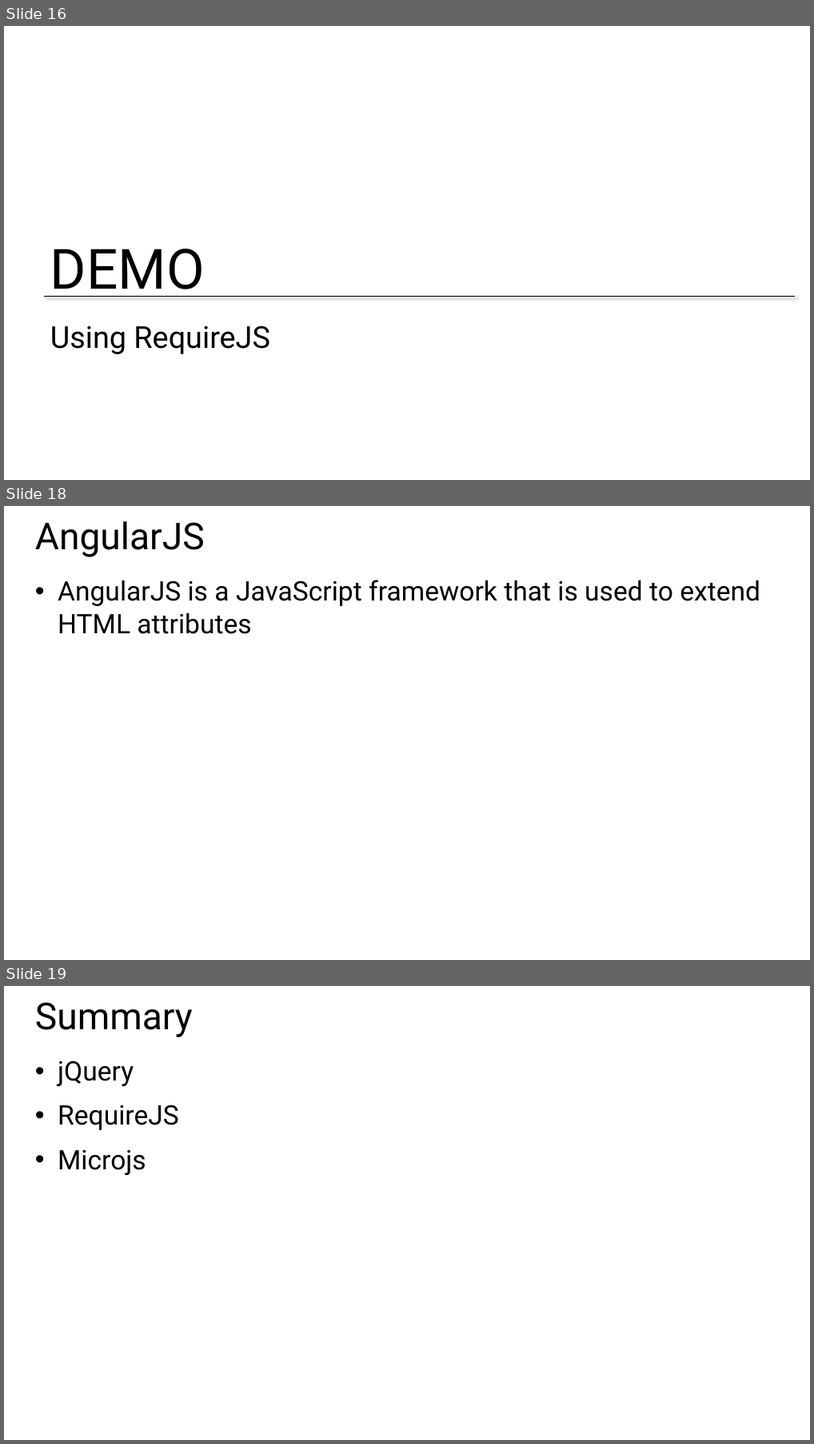
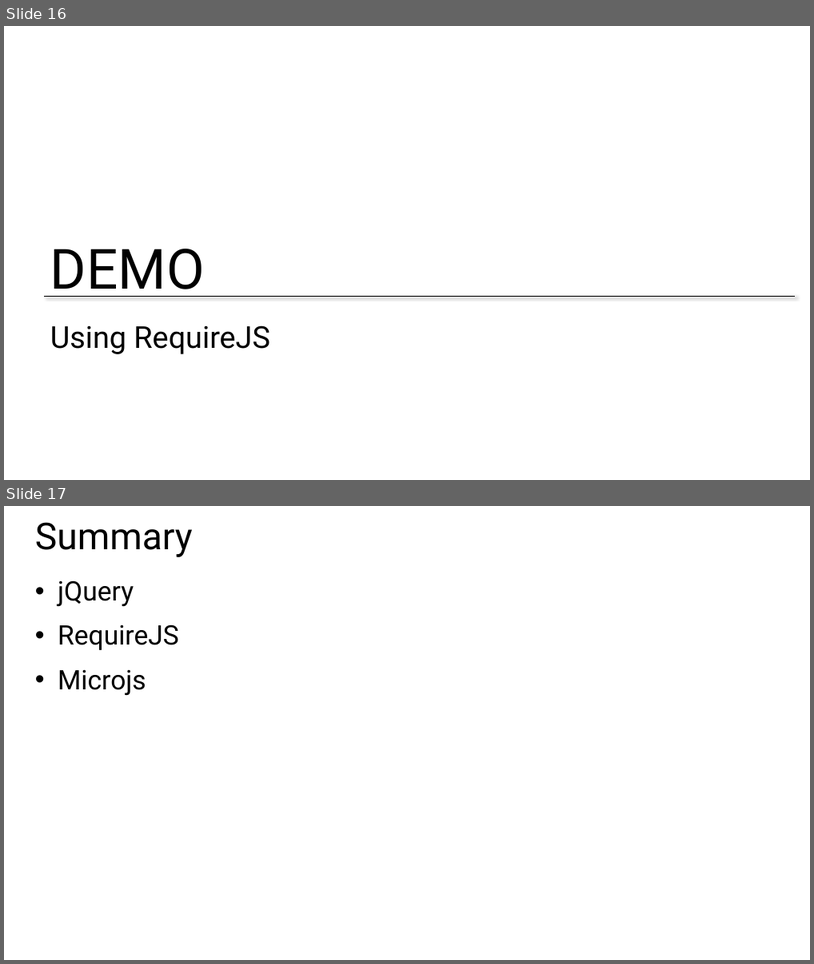
Before and after one commit to Amart85/JavaScript-Experienced-Developers, a slide deck: Slides/Module 5 - JS Libraries.pptx. Shown one above the other, each under a label of ours: slides 16, 18 and 19 before the commit, slides 16 and 17 after it; the slides between them are not shown. The pictures are 814x1444 and 814x964 pixels, drawn with LibreOffice and Linux fonts; fonts in the diff are those of the drawing; background and template pictures are left out. Boxes give left, top, right and bottom in pixels: in the first picture for what was removed or moved away, otherwise in the second. Text is boxed around its words. In the diff, an @@ line names an element or a change of style, - is before the commit and + after.

```diff
--- a/Slides/Module 5 - JS Libraries.pptx
+++ b/Slides/Module 5 - JS Libraries.pptx
@@ slide 18 removed at bbox=[4, 506, 810, 960], background #FFFFFF @@
@@ title removed at bbox=[35, 521, 205, 557] @@
-AngularJS
@@ text removed at bbox=[58, 580, 761, 634] @@
-• AngularJS is a JavaScript framework that is used to extend HTML attributes
@@ what was slide 19 is now slide 17 @@
```
Also in this commit, not shown: 1 other slide removed.
